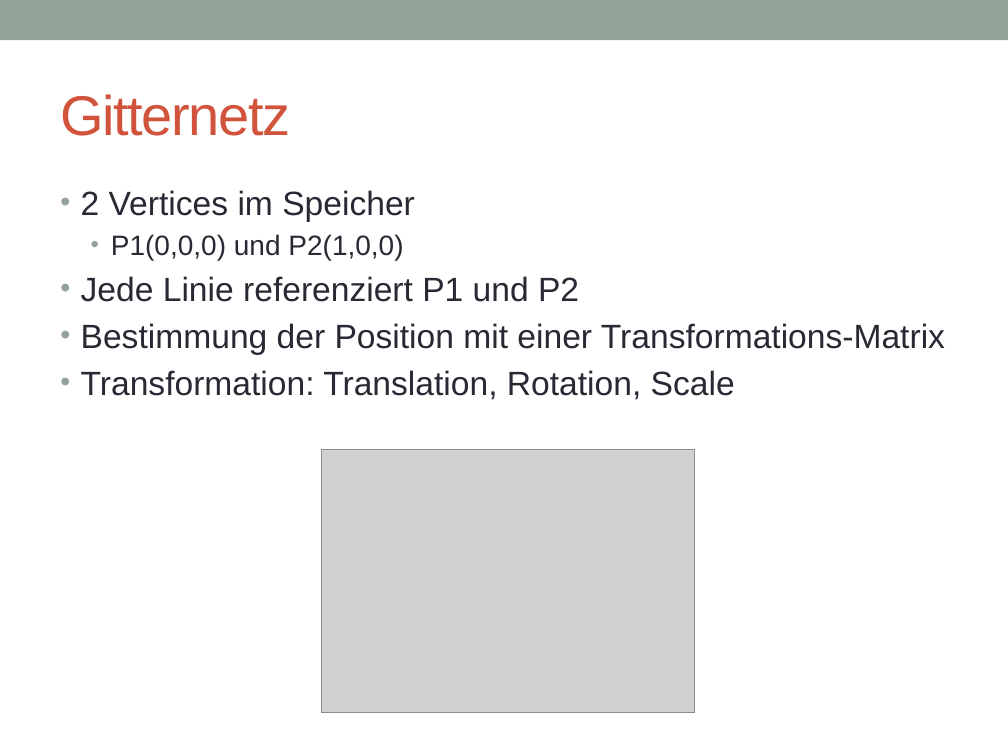
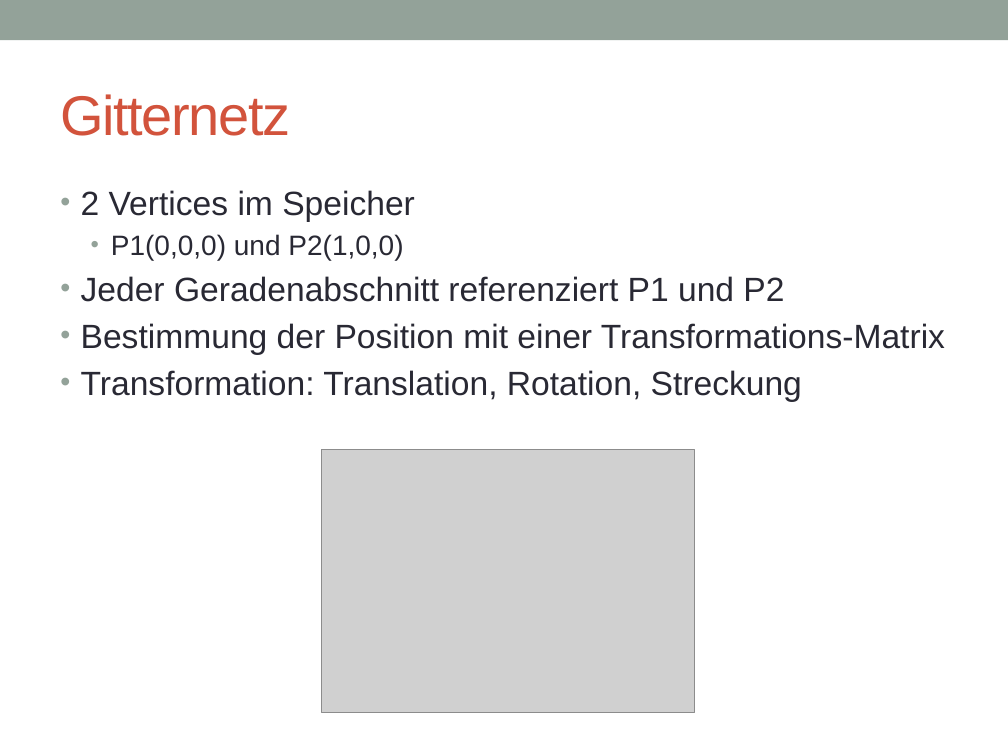
Before and after one commit to joe1990/OpenGl3DModelViewer, a slide deck: slide 8 of präsi-projekt-obj-geom.pptx. Drawn at 1008x756 pixels with LibreOffice and Linux fonts; fonts in the diff are those of the drawing; grey boxes stand for pictures. Boxes give left, top, right and bottom in pixels: in the first picture for what was removed or moved away, otherwise in the second. Text is boxed around its words. In the diff, an @@ line names an element or a change of style, - is before the commit and + after.

```diff
--- a/präsi-projekt-obj-geom.pptx
+++ b/präsi-projekt-obj-geom.pptx
@@ text at box(81, 276, 784, 302): text changed @@
-• Jede Linie referenziert P1 und P2
+• Jeder Geradenabschnitt referenziert P1 und P2
@@ text at box(81, 370, 802, 402): text changed @@
-• Transformation: Translation, Rotation, Scale
+• Transformation: Translation, Rotation, Streckung
```
Also in this commit, not shown: 1 other slide changed, 1 other file.
